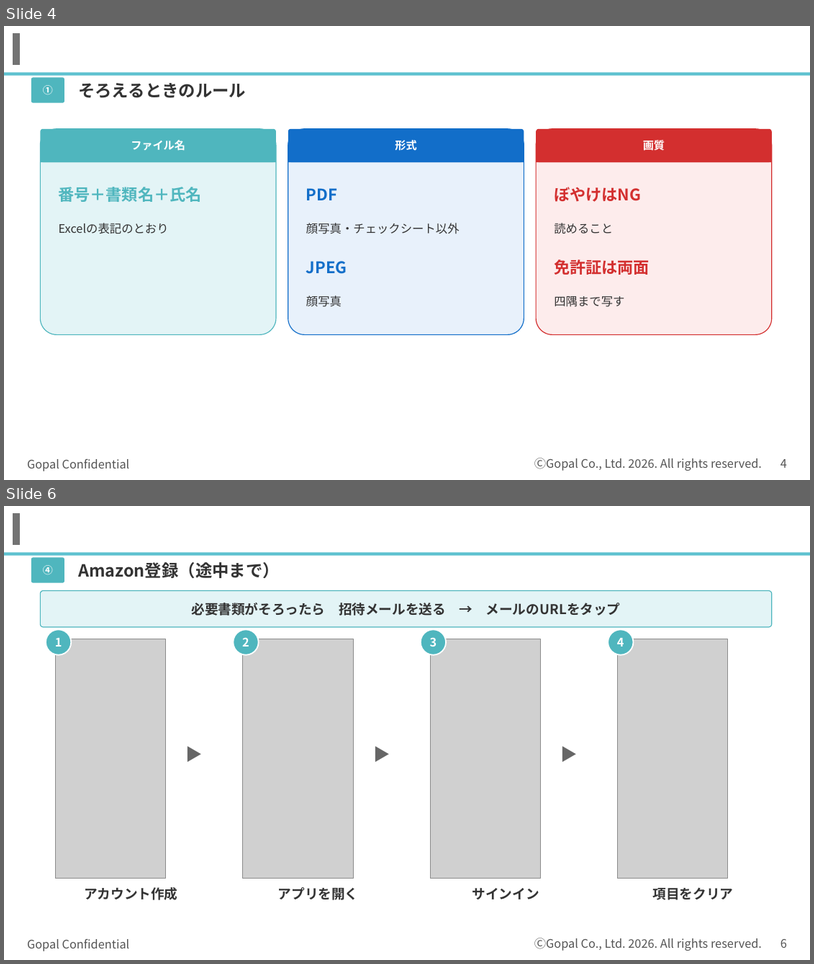
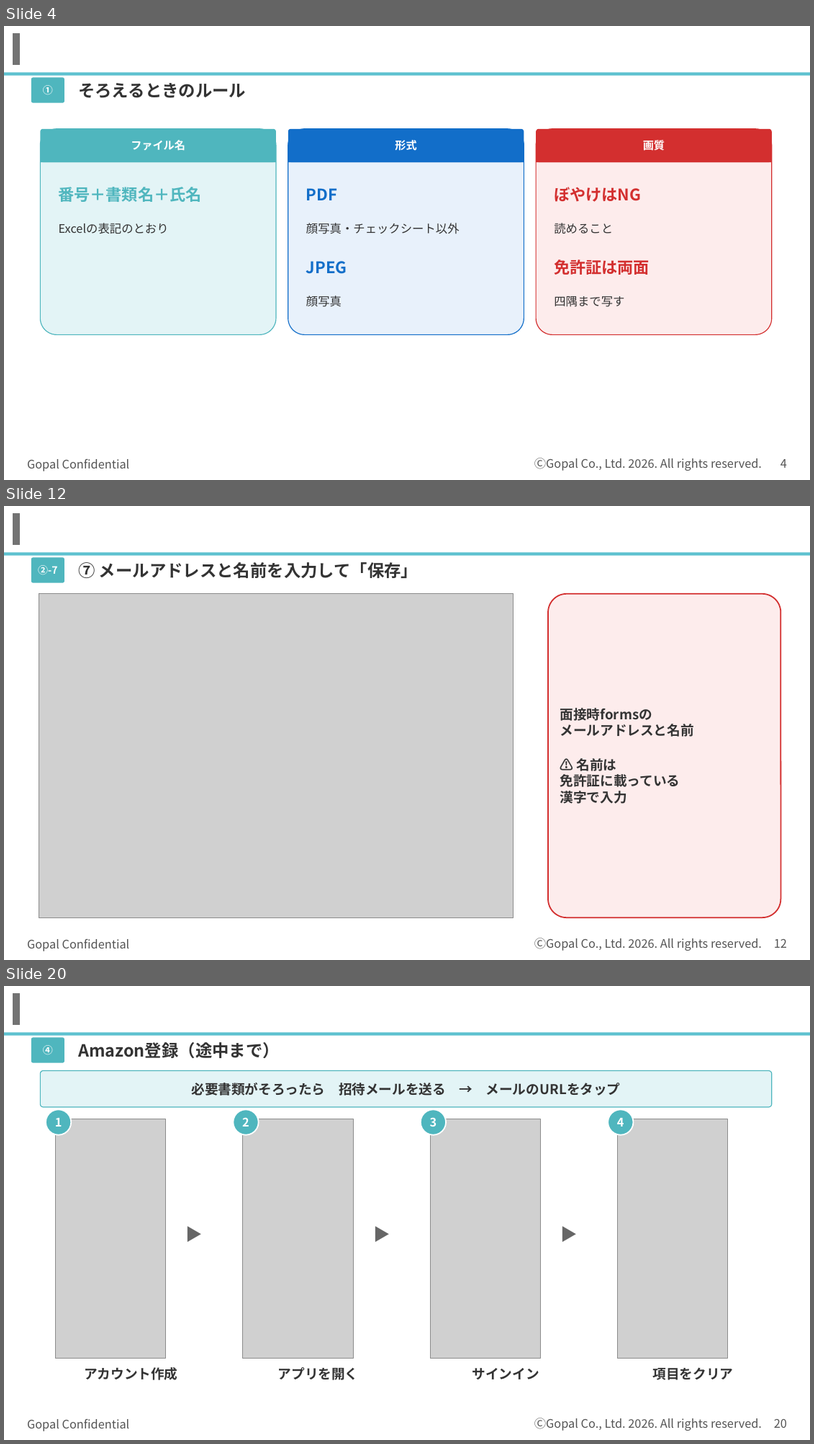
Before and after one commit to kagayugopal-eng/tamu, a slide deck: out/登録の流れ_書類準備まで.pptx. Shown one above the other, each under a label of ours: slides 4 and 6 before the commit, slides 4, 12 and 20 after it; the slides between them are not shown. The pictures are 814x964 and 814x1444 pixels, drawn with LibreOffice and Linux fonts; fonts in the diff are those of the drawing; grey boxes stand for pictures; background and template pictures are left out. Boxes give left, top, right and bottom in pixels: in the first picture for what was removed or moved away, otherwise in the second. Text is boxed around its words. In the diff, an @@ line names an element or a change of style, - is before the commit and + after.

```diff
--- a/out/登録の流れ_書類準備まで.pptx
+++ b/out/登録の流れ_書類準備まで.pptx
@@ slide 12 added at [4,506,810,960], background #FFFFFF; not listed: 5 template elements that a slide beside it also shows @@
@@ rounded rectangle added at [31,557,64,583], fill #4FB6BE @@
@@ text added at [38,565,57,574], 12 pt, text #FFFFFF, bold @@
+②-7
@@ text added at [78,562,418,578], 20 pt, text #333333, bold @@
+⑦ メールアドレスと名前を入力して「保存」
@@ picture added at [39,594,513,917] @@
@@ rounded rectangle added at [548,594,782,917], fill #FDECEC, outline #D32F2F 1.5 pt @@
@@ text added at [561,708,694,803], 16 pt, text #333333, bold @@
+面接時formsの
+メールアドレスと名前
+⚠ 名前は
+免許証に載っている
+漢字で入力
@@ what was slide 6 is now slide 20 @@
@@ page number at [774,1419,787,1427]: text changed @@
-6
+20
```
Also in this commit, not shown: 1 slide changed, 13 other slides added.
